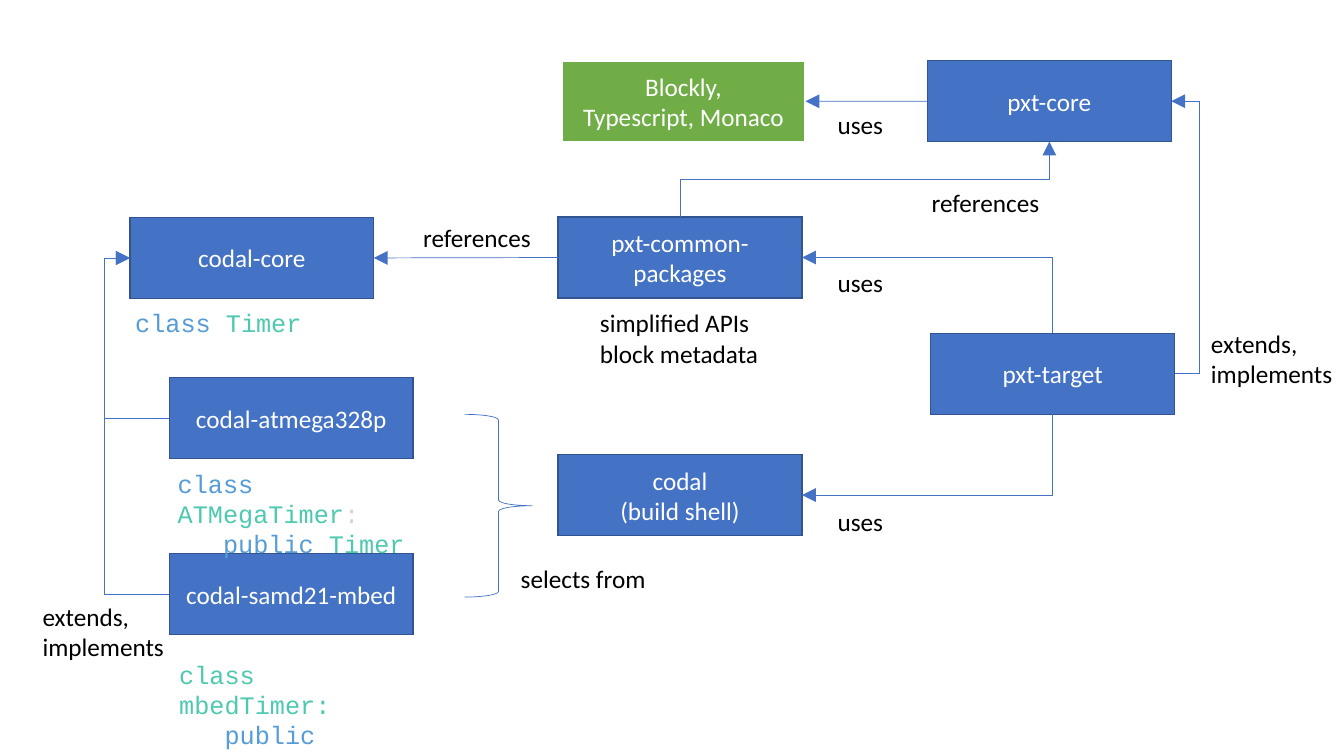
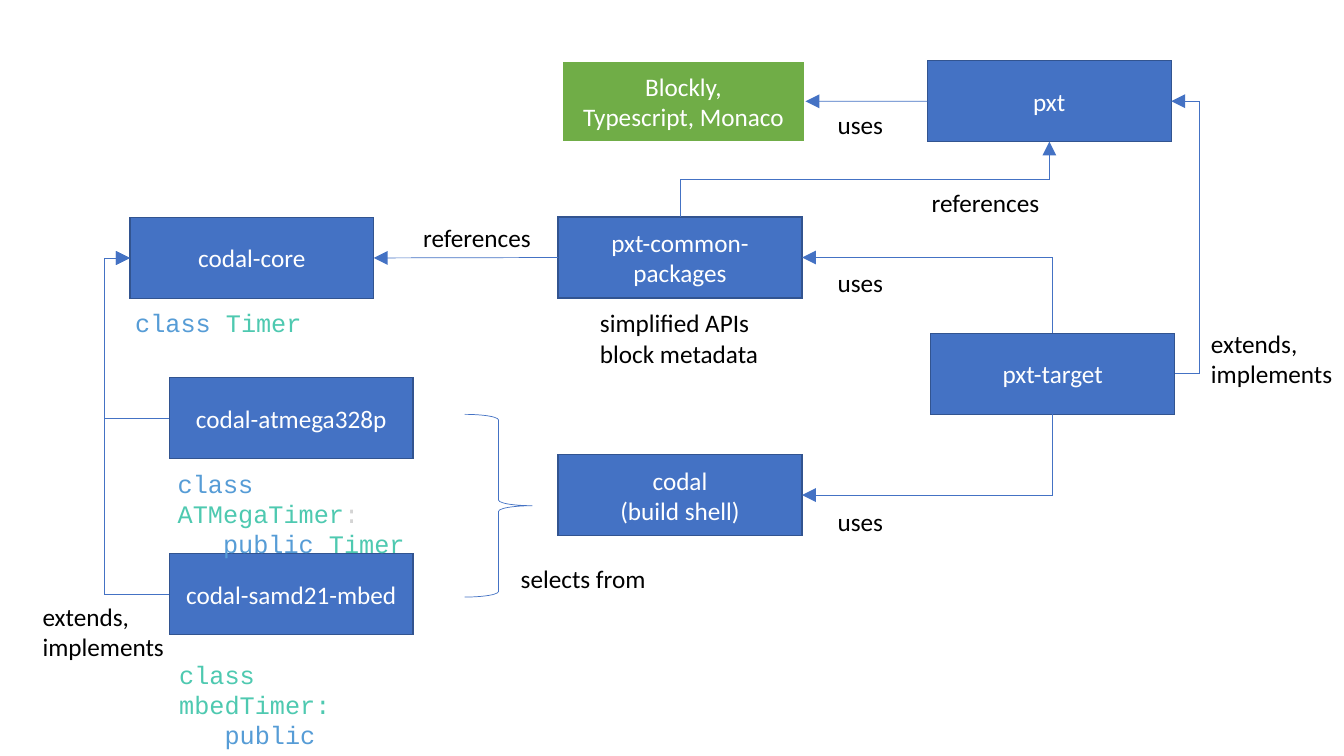
Before and after one commit to microsoft/pxt, a slide deck: slide 2 of papers/tr2017/diagrams.pptx. Drawn at 1344x756 pixels with LibreOffice and Linux fonts; fonts in the diff are those of the drawing. Boxes give left, top, right and bottom in pixels: in the first picture for what was removed or moved away, otherwise in the second. Text is boxed around its words. In the diff, an @@ line names an element or a change of style, - is before the commit and + after.

```diff
--- a/papers/tr2017/diagrams.pptx
+++ b/papers/tr2017/diagrams.pptx
@@ text in rectangle at bbox=[1033, 95, 1065, 115]: text changed @@
-pxt-core
+pxt
```
Also in this commit, not shown: 1 other slide changed, 2 other files.
